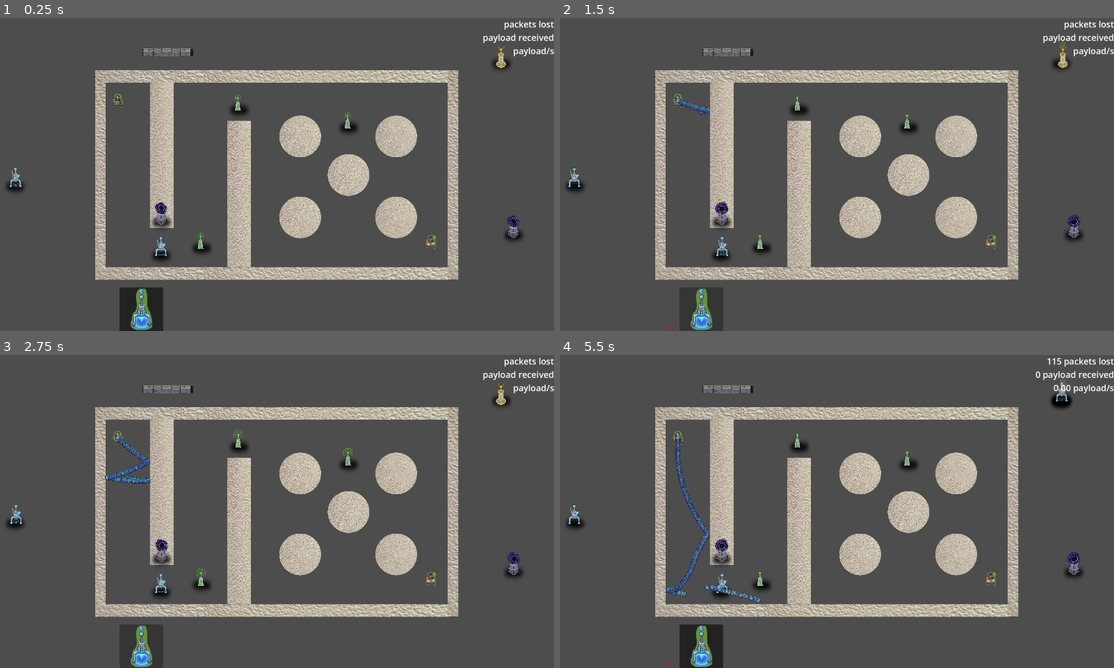
Above: before the commit, frames 1-4 (two rows, left to right).
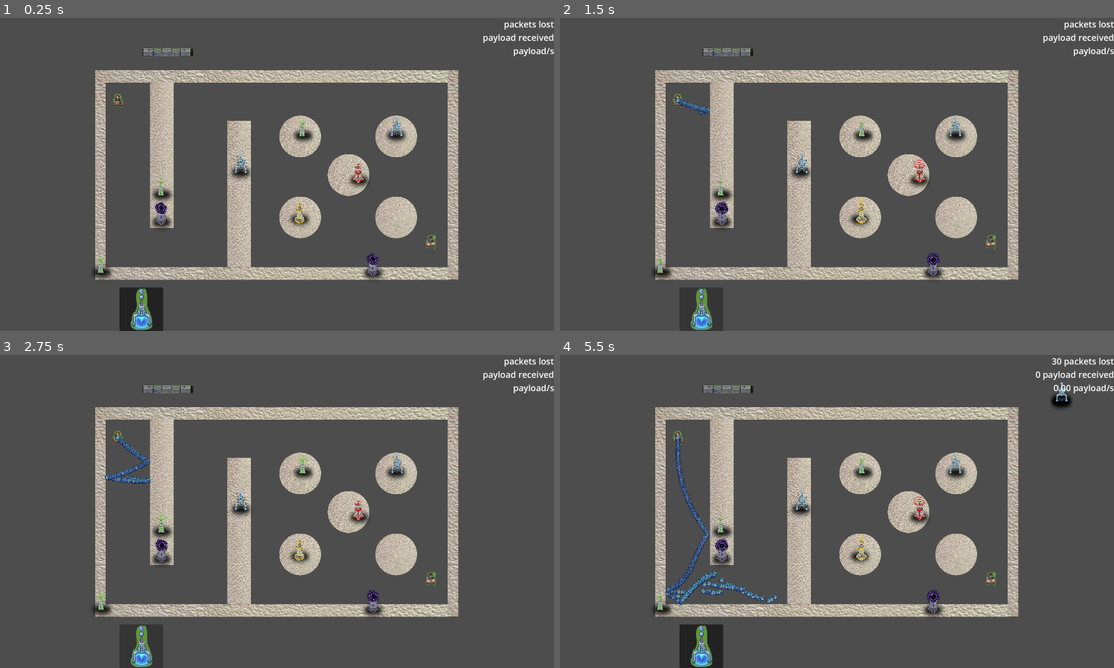
Above: after the commit, the same moments.

Repository: ryupold/ld59
Game: Godot game, scene res://scenes/test_sender.tscn
Same seed, same stepped clock (60 frames per second), same inputs: the game is played once before the commit and once after it. The engine's default icon, where the game draws it, is replaced by a stand-in: a white triangle on a blue panel in a dark square.
Inputs (mouse positions are in pixels of both pictures, inside the frame that each line leads up to):
- Up to frame 1 (0.25 s): no input
- Up to frame 2 (1.5 s): click (704, 309) at 0.5 s; click (704, 309) at 1.25 s
- Up to frame 3 (2.75 s): click (144, 646) at 2 s
- Up to frame 4 (5.5 s): move the mouse to (1058, 392) at 2.77 s; click (1058, 392) at 2.92 s; move the mouse to (759, 577) at 3.52 s; click (759, 577) at 3.67 s; move the mouse to (798, 436) at 4.27 s; click (798, 436) at 4.42 s; move the mouse to (909, 455) at 5.02 s; click (909, 455) at 5.17 s

The runs differ from the first frame. In frame 1, 2.2% of the frame differs, in the area x 1-95%, y 8-84%; in frame 2, 2.2%; in frame 3, 2.2%; in frame 4, 2.8%, in the area x 1-95%, y 0-100%.

Commit message:
update tower positions

Diff:
--- a/ld59-game/scenes/test_sender.tscn
+++ b/ld59-game/scenes/test_sender.tscn
@@ -60,31 +60,31 @@
 unique_name_in_owner = true
 
 [node name="PayloadTower" parent="Towers" unique_id=633791007 instance=ExtResource("6_vvhqw")]
-position = Vector2(5093, -175)
+position = Vector2(2563, 1775)
 
 [node name="RelayTower" parent="Towers" unique_id=439358955 instance=ExtResource("7_6djag")]
-position = Vector2(1331, 2137)
+position = Vector2(834, 1466)
 
 [node name="RelayTower2" parent="Towers" unique_id=1233834996 instance=ExtResource("7_6djag")]
-position = Vector2(1800, 403)
+position = Vector2(77, 2440)
 
 [node name="RelayTower3" parent="Towers" unique_id=1360433302 instance=ExtResource("7_6djag")]
-position = Vector2(3177, 627)
+position = Vector2(2607, 725)
 
 [node name="SpeedTower" parent="Towers" unique_id=249907336 instance=ExtResource("8_p2e67")]
-position = Vector2(822, 2232)
+position = Vector2(1822, 1187)
 
 [node name="AntiGravityTower" parent="Towers" unique_id=1491066619 instance=ExtResource("4_kr4f8")]
-position = Vector2(166, 3380)
+position = Vector2(3307, 1287)
 
 [node name="GravityTower" parent="Towers" unique_id=1604658526 instance=ExtResource("3_awagt")]
-position = Vector2(5248, 1977)
+position = Vector2(3483, 2452)
 
 [node name="GravityTower2" parent="Towers" unique_id=1863822030 instance=ExtResource("3_awagt")]
 position = Vector2(827, 1812)
 
 [node name="SlowTower" parent="Towers" unique_id=1106743518 instance=ExtResource("10_7aqdj")]
-position = Vector2(-1012, 1364)
+position = Vector2(3772, 725)
 
 [node name="WallTower" parent="Towers" unique_id=1813750863 instance=ExtResource("5_nivf7")]
 position = Vector2(907.0001, -206.99994)
